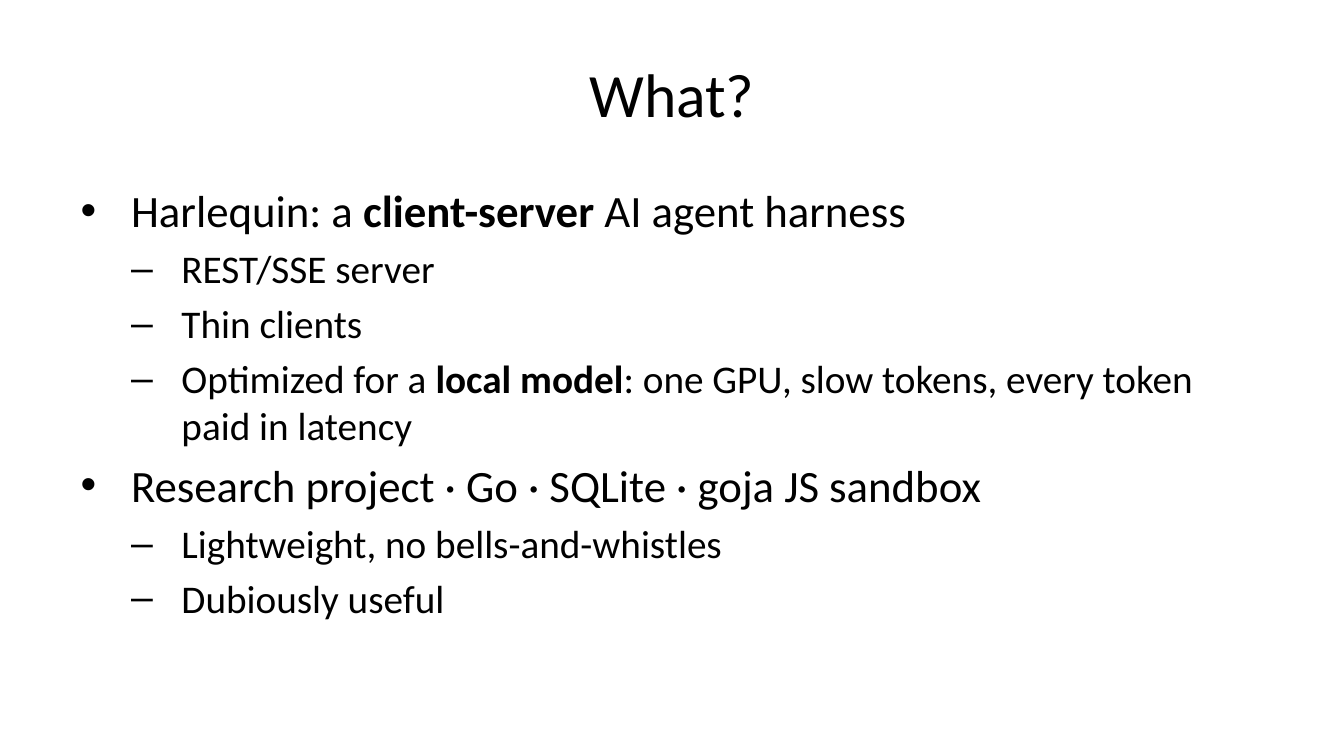
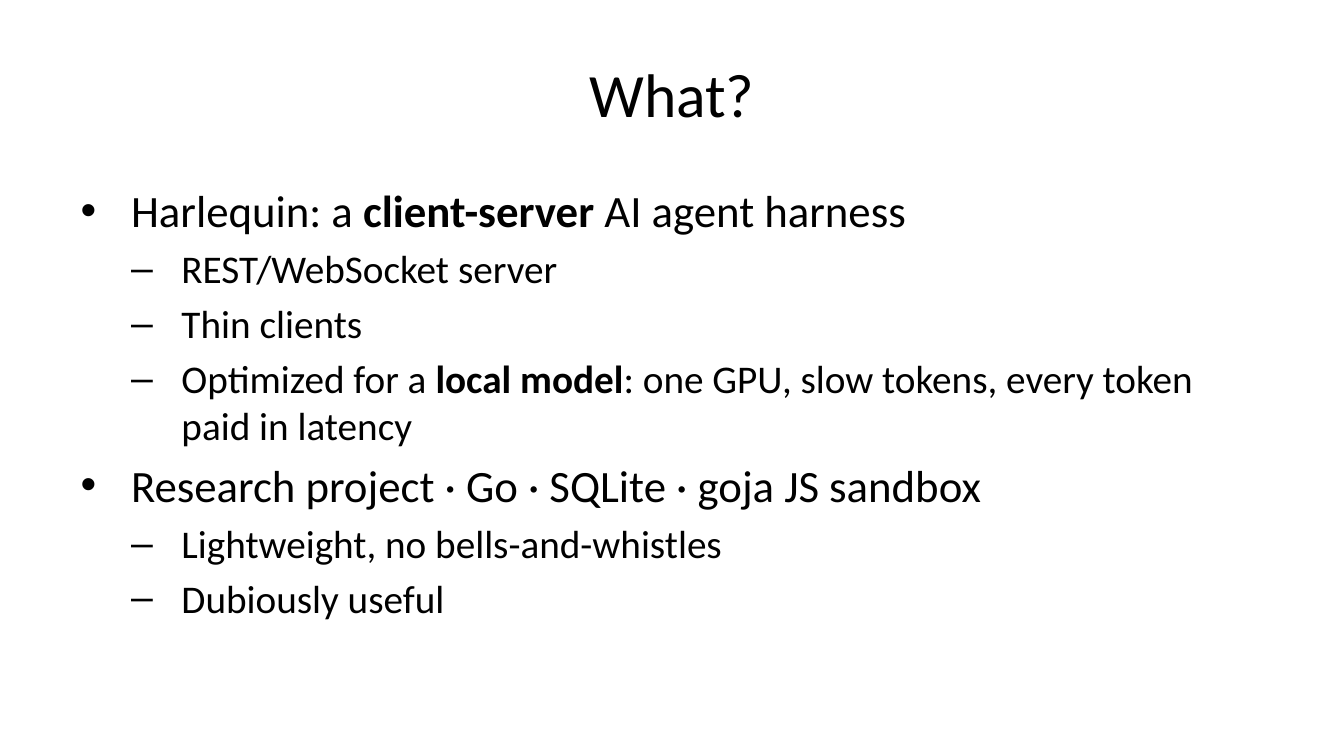
Before and after one commit to ivoras/harlequin, a slide deck: slide 5 of docs/croai2026/slides-pptx.pptx. Drawn at 1344x756 pixels with LibreOffice and Linux fonts; fonts in the diff are those of the drawing. Boxes give left, top, right and bottom in pixels: in the first picture for what was removed or moved away, otherwise in the second. Text is boxed around its words. In the diff, an @@ line names an element or a change of style, - is before the commit and + after.

```diff
--- a/docs/croai2026/slides-pptx.pptx
+++ b/docs/croai2026/slides-pptx.pptx
@@ text at bbox=[181, 255, 557, 285]: text changed @@
-  – REST/SSE server
+  – REST/WebSocket server
```
Also in this commit, not shown: 2 other slides changed, 1 slide added, 1 other file.
